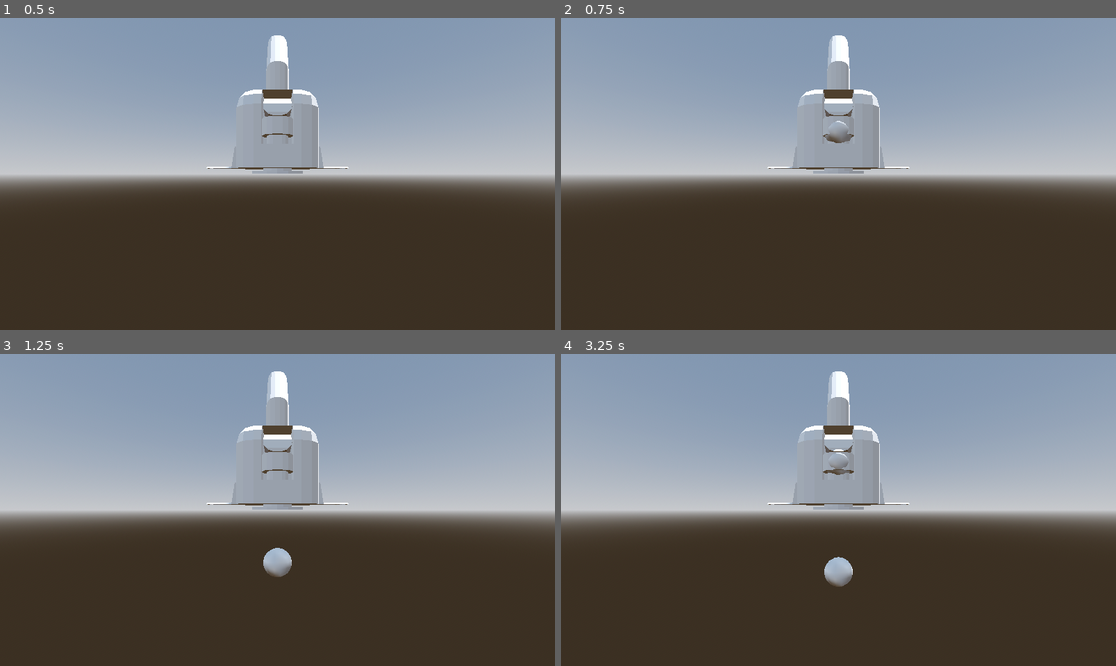
Above: before the commit, frames 1-4 (two rows, left to right).
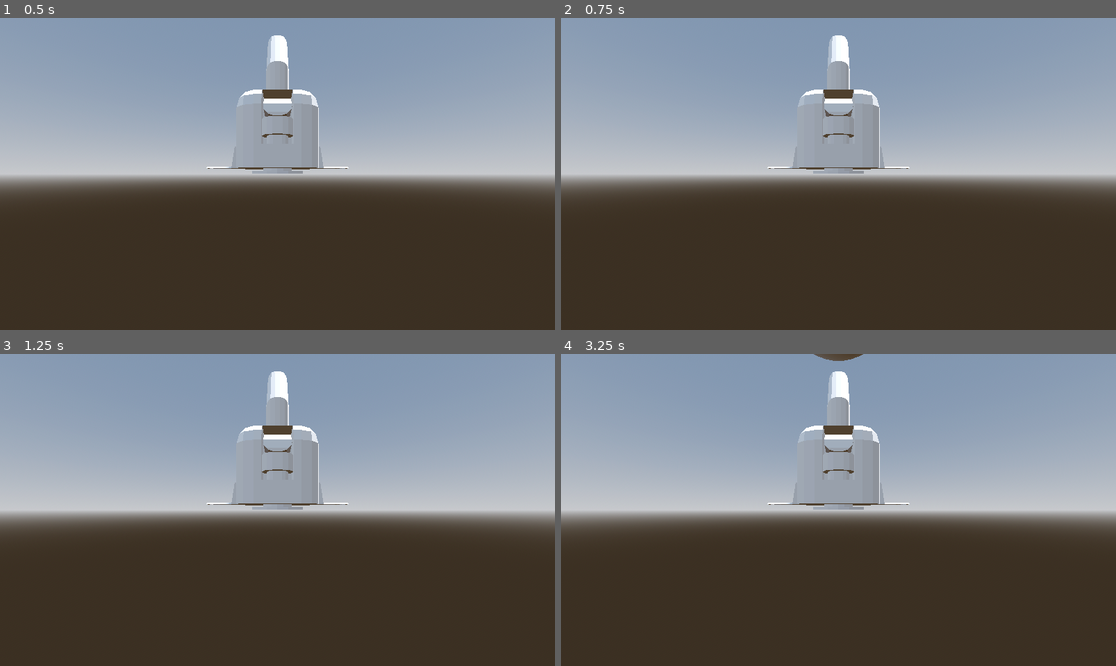
Above: after the commit, the same moments.

Repository: AlchmistWarbzz/FootballTax
Game: Godot game, scene res://SubScenes/Ball_Feeder.tscn
Two runs of this game, one before a commit and one after it. Both use one fixed random seed, a clock stepped at 60 frames per second and the inputs below. The project has no main scene, so this scene is started directly.
Inputs:
- Up to frame 1 (0.5 s): no input
- Up to frame 2 (0.75 s): tap Enter (ui_accept) at 0.5 s
- Up to frame 3 (1.25 s): tap Enter (ui_accept) at 0.77 s
- Up to frame 4 (3.25 s): tap Enter (ui_accept) at 1.52, 2.75, 3.02 s

Frame 1 is identical in both runs. In frame 2, 0.1% of the frame differs, in the area x 47-53%, y 32-41%; in frame 3, 0.4%; in frame 4, 0.6%, in the area x 45-55%, y 0-75%.

Commit message:
Create Ball script to add 'kick' impulse on ball spawn

Diff:
--- /dev/null
+++ b/PsychologyFootball_Godot/SubScenes/Ball.gd
@@ -0,0 +1,15 @@
+extends RigidBody3D
+
+
+# Called when the node enters the scene tree for the first time.
+func _ready():
+	kick()
+
+
+# Called every frame. 'delta' is the elapsed time since the previous frame.
+func _process(delta):
+	pass
+
+
+func kick():
+	apply_central_impulse(Vector3.MODEL_FRONT * 7)
--- a/PsychologyFootball_Godot/SubScenes/Ball.tscn
+++ b/PsychologyFootball_Godot/SubScenes/Ball.tscn
@@ -1,12 +1,14 @@
-[gd_scene load_steps=3 format=3 uid="uid://dpk3su3q7mfhs"]
+[gd_scene load_steps=4 format=3 uid="uid://dpk3su3q7mfhs"]
 
 [ext_resource type="ArrayMesh" uid="uid://d3loukadqx6do" path="res://Assets/Props/Assets_SM_Football.res" id="1_c2ryv"]
+[ext_resource type="Script" path="res://SubScenes/Ball.gd" id="1_jr3lr"]
 
 [sub_resource type="ConvexPolygonShape3D" id="ConvexPolygonShape3D_tqdiy"]
 points = PackedVector3Array(-2.15098e-05, -2.15396e-05, 0.11, -0.0214702, -2.15396e-05, 0.107868, -0.0210611, -0.021470 …(16459 unchanged characters)…
 
 [node name="Ball" type="RigidBody3D"]
 mass = 0.45
+script = ExtResource("1_jr3lr")
 
 [node name="MeshInstance3D" type="MeshInstance3D" parent="."]
 mesh = ExtResource("1_c2ryv")
